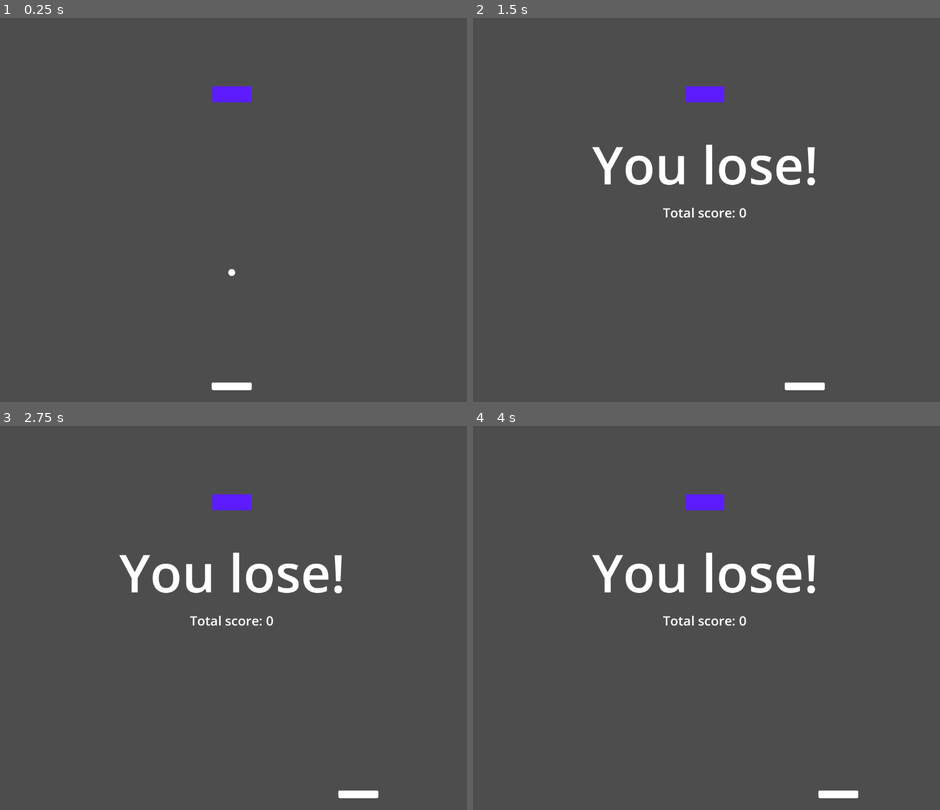
Above: before the commit, frames 1-4 (two rows, left to right).
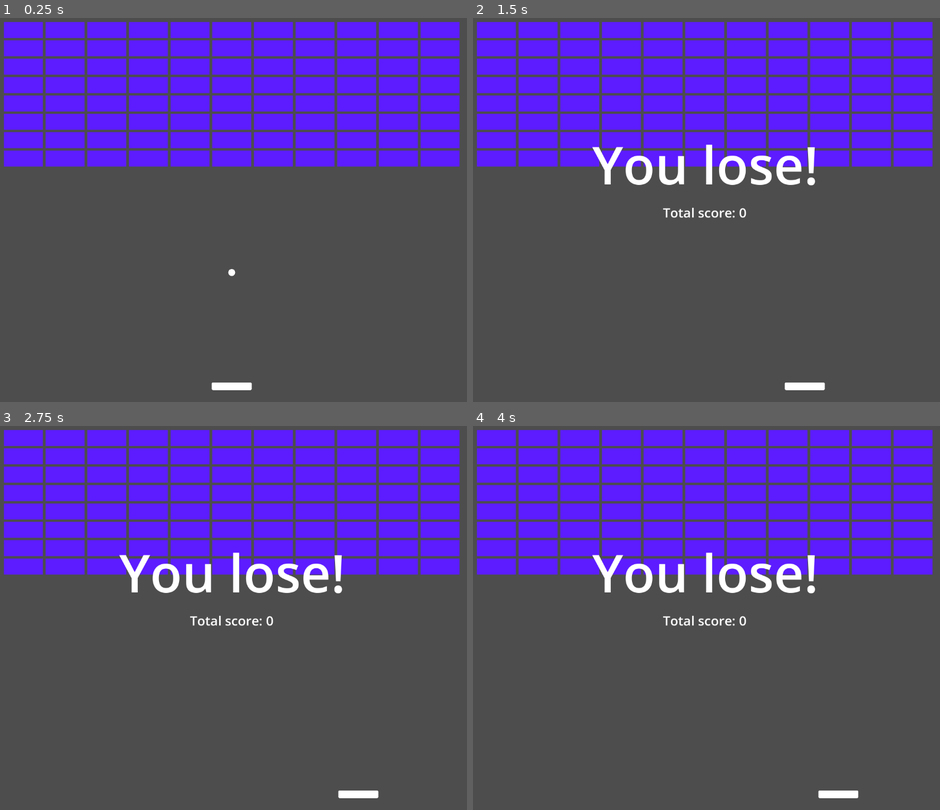
Above: after the commit, the same moments.

Repository: acmattson3/bounce-crack
Game: Godot game, scene res://levels/demo_level_2d.tscn
Same seed, same stepped clock (60 frames per second), same inputs: the game is played once before the commit and once after it.
Inputs:
- Up to frame 1 (0.25 s): no input
- Up to frame 2 (1.5 s): tap Enter at 0.5 s; hold Right (paddle_right) 0.53-1.28 s; hold Left (paddle_left) from 1.28 s (still down)
- Up to frame 3 (2.75 s): release Left (paddle_left) at 2.03 s; hold Right (paddle_right) from 2.03 s (still down)
- Up to frame 4 (4 s): tap Space at 3.5 s; release Right (paddle_right) at 3.53 s; hold Left (paddle_left) from 3.53 s (still down)

The runs differ from the first frame. In frame 1, 31% of the frame differs, in the area x 0-99%, y 0-39%; in frame 2, 31%; in frame 3, 31%; in frame 4, 31%.

Commit message:
Fix demo level. Gitignore now ignores export files.

Diff:
--- a/bouncecrack/levels/demo_level_2d.tscn
+++ b/bouncecrack/levels/demo_level_2d.tscn
@@ -9,5 +9,5 @@
 
 [node name="BlockGroup2D" parent="Blocks" index="0" instance=ExtResource("2_k3i67")]
 position = Vector2(0, -580)
-group_size_x = 1
-group_size_y = 1
+group_size_x = 11
+group_size_y = 8
Not shown, changed: .gitignore
